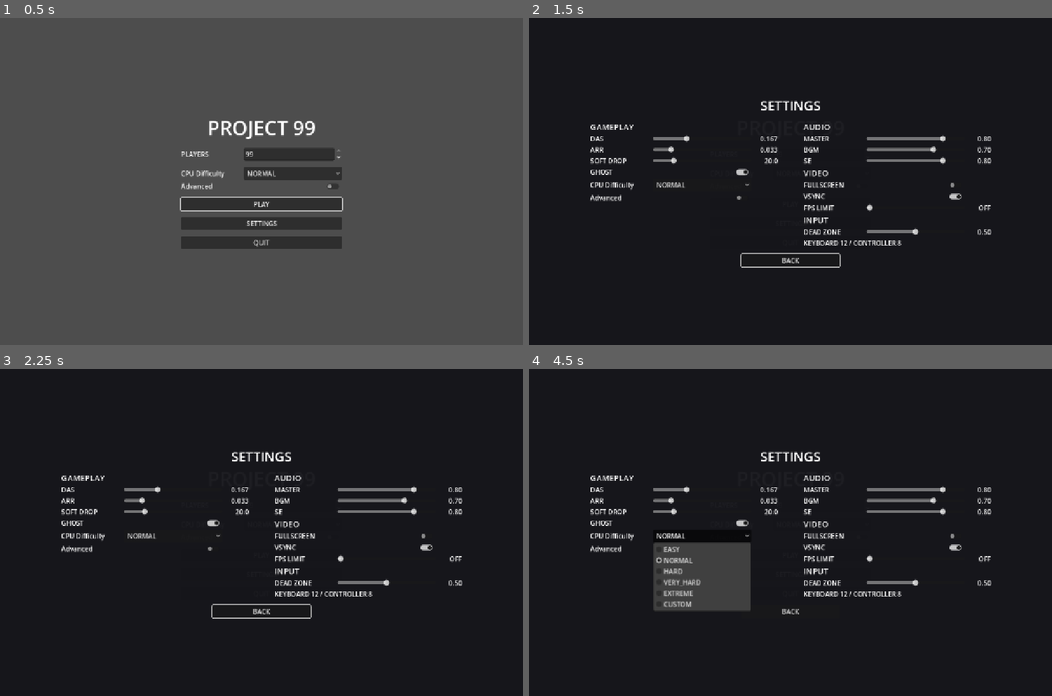
Above: before the commit, frames 1-4 (two rows, left to right).
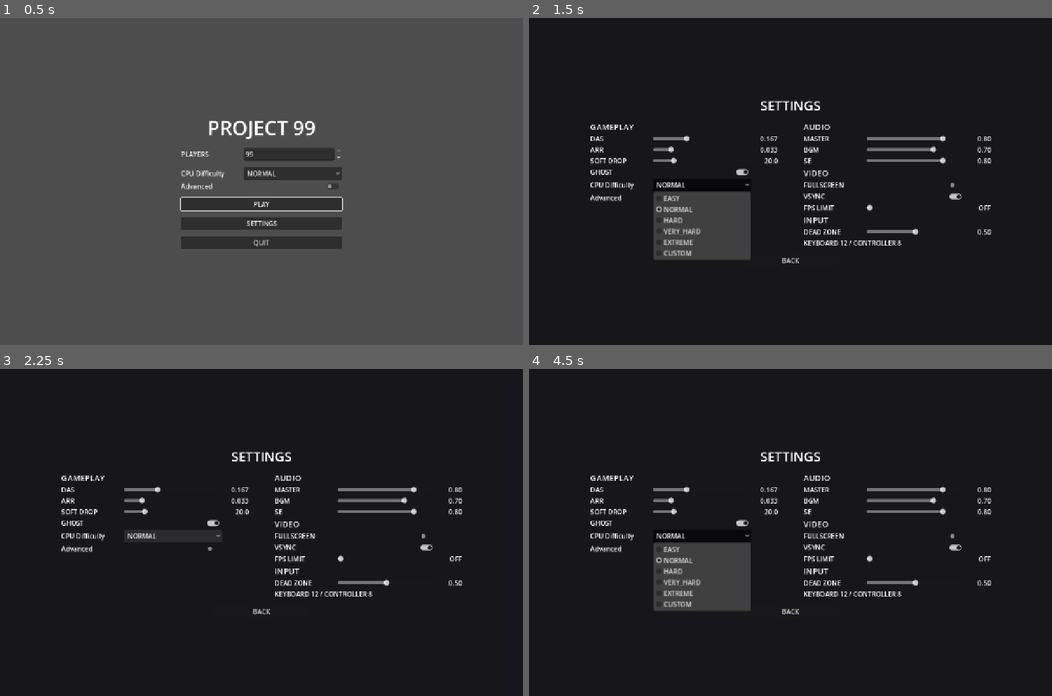
Above: after the commit, the same moments.

Repository: harry2480/personal-survivor-99
Game: Godot game, scene res://scenes/boot/boot.tscn
Same seed, same stepped clock (60 frames per second), same inputs: the game is played once before the commit and once after it.
Inputs (mouse positions are in pixels of both pictures, inside the frame that each line leads up to):
- Up to frame 1 (0.5 s): no input
- Up to frame 2 (1.5 s): click "SETTINGS" at 0.5 s; click "NORMAL" at 1.25 s
- Up to frame 3 (2.25 s): click "NORMAL" at 2 s
- Up to frame 4 (4.5 s): click (790, 555) at 2.75 s, where only the run before the commit has a clickable "PLAY"; click (790, 555) at 3.5 s, where only the run before the commit has a clickable "PLAY"; click "NORMAL" at 4.25 s

Frame 1 is identical in both runs. In frame 2, 4.0% of the frame differs, in the area x 23-60%, y 51-77%; in frame 3, 0.2%; in frame 4, less than 0.1%.

Commit message:
fix: レビュー指摘（Settings を開いたまま下の Main Menu を操作できる / Strength 表示の幅）に対応する
- Settings の背景はマウスしか止めないため、Tab / 十字キーで下の Main Menu へフォーカスが移り、
  Settings を開いたまま PLAY / QUIT を押せていた。開いている間は Main Menu を隠す（Battle の Pause メニューと同じ）
- フォーカスのあるボタンが先に ui_accept を受けるので、_unhandled_input の Play はフォーカスが無いときだけ動く。コメントを実態に合わせる
- CPU 難易度の Strength の数値に固定幅を付け、桁が変わっても行が動かないようにする（スタイルガイド §7）
- 回帰テスト: Settings を開いたまま ui_focus_next を送っても Main Menu のボタンへフォーカスが移らない

Co-Authored-By: Claude Opus 5.5 (1M context) <noreply@anthropic.com>

Diff:
--- a/scenes/main_menu/main_menu.gd
+++ b/scenes/main_menu/main_menu.gd
@@ -16,6 +16,7 @@
 ## 寸法を読む Theme の型（assets/themes/menu_theme.tres）。
 const LAYOUT_TYPE: StringName = &"MenuLayout"
 
+var _menu: Control
 var _difficulty_panel: CpuDifficultyPanel
 var _player_count_spin: SpinBox
 var _play_button: Button
@@ -29,6 +30,7 @@
 	center.name = "Menu"
 	center.set_anchors_and_offsets_preset(Control.PRESET_FULL_RECT)
 	add_child(center)
+	_menu = center
 
 	var root := VBoxContainer.new()
 	root.theme_type_variation = &"MenuStack"
@@ -55,6 +57,7 @@
 
 
 func _unhandled_input(event: InputEvent) -> void:
+	# フォーカスのあるボタンは GUI が先に押すので、ここに来るのはフォーカスが無いときだけ。
 	# Settings を開いている間は、下の Main Menu で Play を始めない。
 	if SceneRouter.is_settings_open():
 		return
@@ -120,13 +123,19 @@
 func _on_settings_pressed() -> void:
 	# 状態は MAIN_MENU のまま、この画面の上に重ねる。
 	var overlay: Node = SceneRouter.open_settings(self)
+	if overlay == null:
+		return
+	# 背景はマウスしか止めないので、隠しておかないと Tab / 十字キーで下のボタンへ
+	# フォーカスが移り、Settings を開いたまま Play や Quit を押せてしまう。
+	_menu.visible = false
 	# Settings で変えた CPU 難易度を、閉じたあとの表示へ反映する。
-	if overlay != null and not overlay.tree_exited.is_connected(_on_settings_closed):
+	if not overlay.tree_exited.is_connected(_on_settings_closed):
 		overlay.tree_exited.connect(_on_settings_closed)
 
 
 func _on_settings_closed() -> void:
 	if is_inside_tree():
+		_menu.visible = true
 		_load_from_router()
 		# 閉じたあとフォーカスが無いと、Keyboard / Controller で操作できなくなる。
 		_settings_button.grab_focus()
--- a/tests/integration/test_game_state_flow.gd
+++ b/tests/integration/test_game_state_flow.gd
@@ -188,6 +188,34 @@
 	)
 
 
+func test_settings_from_the_menu_blocks_the_menu_below() -> void:
+	# Settings の背景はマウスしか止めない。Tab / 十字キーで下の Play や Quit へ
+	# フォーカスが移らないこと。
+	var menu: Control = MAIN_MENU.instantiate()
+	add_child_autofree(menu)
+	await wait_frames(1)
+
+	menu._on_settings_pressed()
+	await wait_frames(1)
+
+	assert_false(menu.get_node("Menu").visible, "開いている間は Main Menu を隠す")
+	for _i in range(10):
+		var event := InputEventAction.new()
+		event.action = &"ui_focus_next"
+		event.pressed = true
+		menu.get_viewport().push_input(event)
+		await wait_frames(1)
+		var focused: Control = menu.get_viewport().gui_get_focus_owner()
+		assert_false(
+			focused != null and menu.get_node("Menu").is_ancestor_of(focused),
+			"Settings を開いたまま Main Menu のボタンへフォーカスが移らない"
+		)
+
+	SceneRouter.close_settings()
+	await wait_frames(1)
+	assert_true(menu.get_node("Menu").visible, "閉じたら Main Menu を戻す")
+
+
 func test_settings_from_pause_keeps_the_battle() -> void:
 	var setup: BattleSetup = BattleSetup.create_default()
 	setup.player_count = 2
--- a/ui/menu/cpu_difficulty_panel.gd
+++ b/ui/menu/cpu_difficulty_panel.gd
@@ -195,6 +195,9 @@
 	_strength_slider.value_changed.connect(_on_strength_changed)
 
 	_strength_label = Label.new()
+	# 桁が変わっても行の幅が動かないようにする（スタイルガイド §7）。
+	_strength_label.custom_minimum_size.x = get_theme_constant(&"value_width", LAYOUT_TYPE)
+	_strength_label.horizontal_alignment = HORIZONTAL_ALIGNMENT_RIGHT
 	var strength_row := HBoxContainer.new()
 	strength_row.add_child(_strength_slider)
 	strength_row.add_child(_strength_label)
